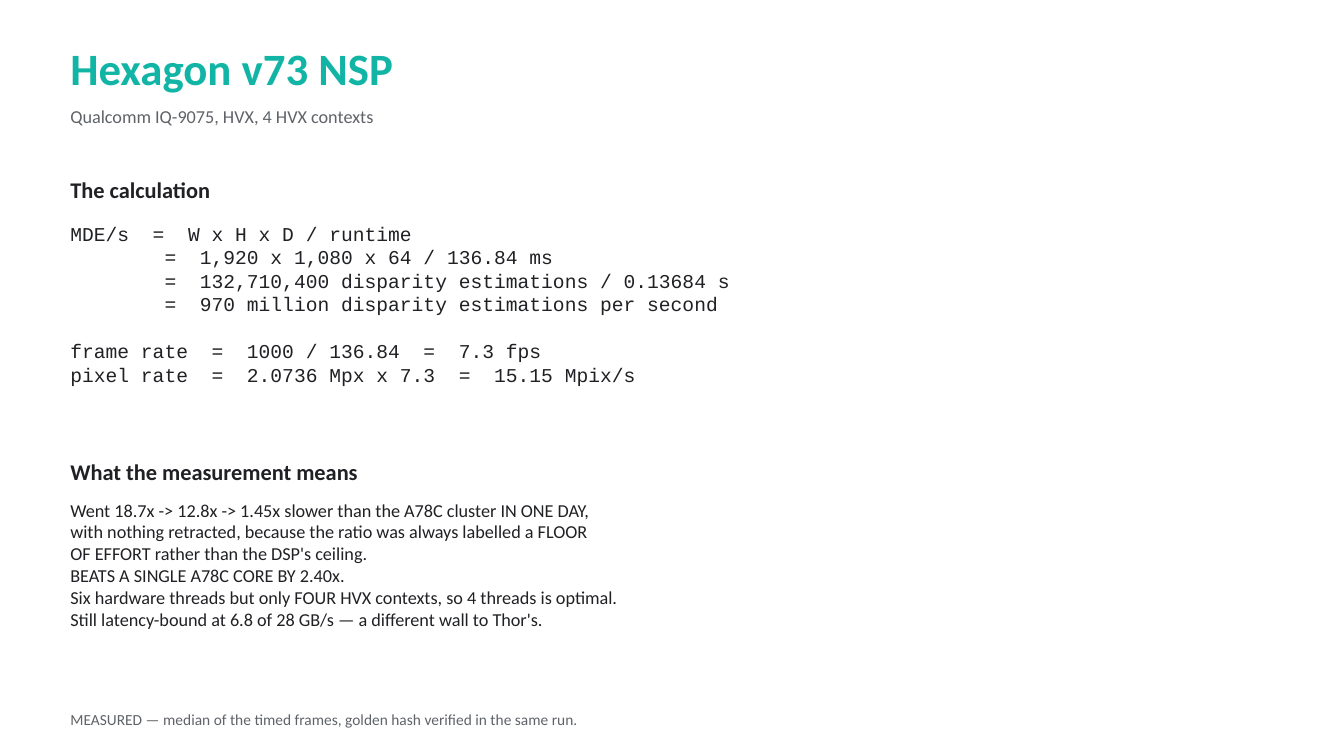
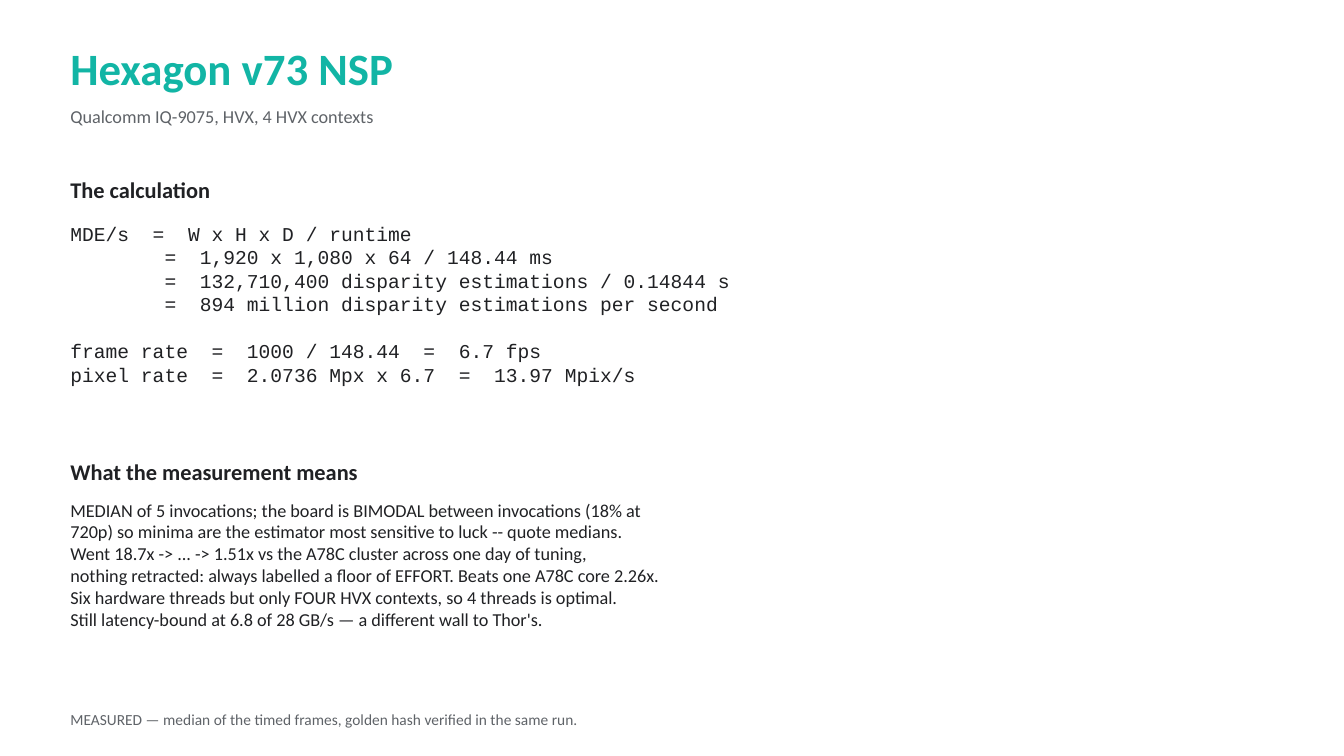
Before and after one commit to kylefoxaustin/sgm-bench, a slide deck: slide 7 of docs/sgm-results.pptx. Drawn at 1344x756 pixels with LibreOffice and Linux fonts; fonts in the diff are those of the drawing. Boxes give left, top, right and bottom in pixels: in the first picture for what was removed or moved away, otherwise in the second. Text is boxed around its words. In the diff, an @@ line names an element or a change of style, - is before the commit and + after.

Commit message:
incorporate qualcomm's audited Hexagon handoff -- medians replace minima
Their final audit of every Hexagon number, delivered as a handoff for this
repo. The published row moves from 136.9 ms / 969 MDE/s to the audited
148.44 ms / 894 (median of five invocations, spread 10.4%), because the board
is BIMODAL BETWEEN INVOCATIONS -- 18% apart at 720p, both scenes hitting both
modes when interleaved -- so the minimum is the estimator most sensitive to
which invocations got lucky. It cost them two retracted headlines in one day.

Downstream ratios re-derived: the A78C cluster leads the NSP by 1.51x (was
1.45x on minima) and the NSP leads a single A78C core by 2.26x (was 2.40x).
The day-one trajectory is ~12x, not 13x. Swept across README, REPORT, chart
and deck.

Added their audited D-sweep with the two findings that SURVIVED their own
estimator audit: efficiency rises with D on both estimators (+29.6%/+23.4%
medians), and run-to-run spread falls monotonically with D (20.1% -> 10.4% ->
1.3%) -- a fuller vector is not only faster per disparity but far more
repeatable.

Their D=240-vs-D=256 comparison also now rests on DISTINCT goldens from the
fixed generator (443.94 vs 443.31 ms, +6.8% MDE/s for 16 free disparities),
where the original ran on a blind scene that could not have refuted it.

```diff
--- a/docs/sgm-results.pptx
+++ b/docs/sgm-results.pptx
@@ text at (x1=70, y1=227, x2=730, y2=386): text changed @@
-MDE/s = W x H x D / runtime
-= 1,920 x 1,080 x 64 / 136.84 ms
-= 132,710,400 disparity estimations / 0.13684 s
-= 970 million disparity estimations per second
-frame rate = 1000 / 136.84 = 7.3 fps
-pixel rate = 2.0736 Mpx x 7.3 = 15.15 Mpix/s
+MDE/s = W x H x D / runtime
+= 1,920 x 1,080 x 64 / 148.44 ms
+= 132,710,400 disparity estimations / 0.14844 s
+= 894 million disparity estimations per second
+frame rate = 1000 / 148.44 = 6.7 fps
+pixel rate = 2.0736 Mpx x 6.7 = 13.97 Mpix/s
@@ text at (x1=70, y1=504, x2=659, y2=585): text changed @@
-Went 18.7x -> 12.8x -> 1.45x slower than the A78C cluster IN ONE DAY,
-with nothing retracted, because the ratio was always labelled a FLOOR
-OF EFFORT rather than the DSP's ceiling.
-BEATS A SINGLE A78C CORE BY 2.40x.
+MEDIAN of 5 invocations; the board is BIMODAL between invocations (18% at
+720p) so minima are the estimator most sensitive to luck -- quote medians.
+Went 18.7x -> ... -> 1.51x vs the A78C cluster across one day of tuning,
+nothing retracted: always labelled a floor of EFFORT. Beats one A78C core 2.26x.
```
Also in this commit, not shown: 1 other slide changed, 5 other files.
